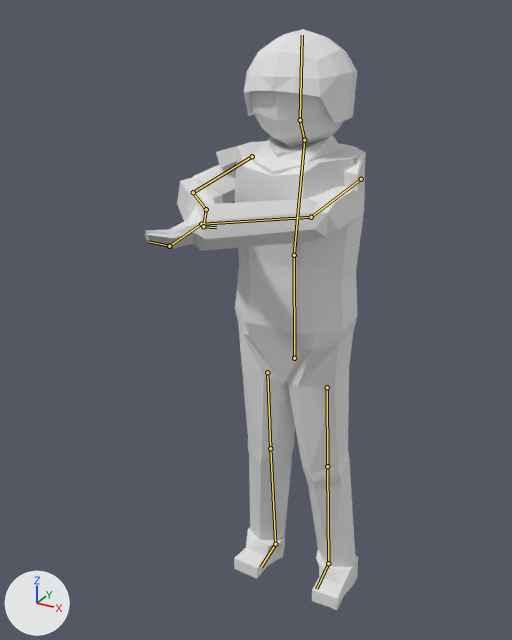
The Blender file TopDown/Assets/Models/ALTAnimatedCharacter.blend, before and after one commit.
Rendered twice from a 50 mm lens placed at (5.39, -11.39, 12.03), pointed at (-0.48, -0.71, 6.7). The lights are fixed; the arrows at lower left show +X, +Y and +Z. Both versions are drawn at frame 3 of the action 'Shoot_AR'; the numbers are the values there. The bones that bend it are drawn over the model as lines.
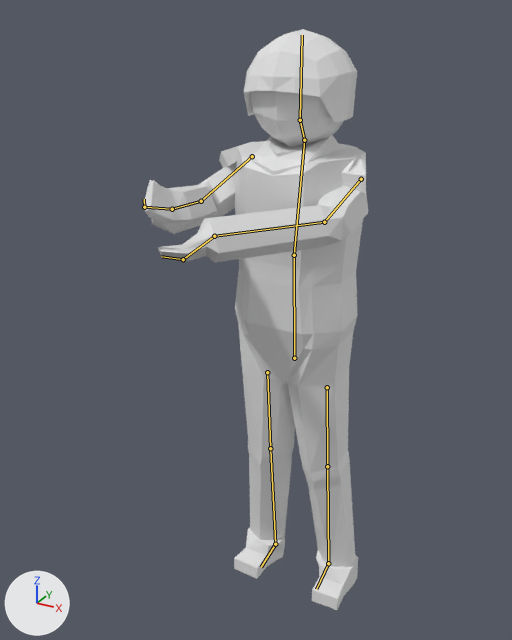
What differs and where, as boxes [x1, y1, x2, y2] in the pictures (512 x 640 px):
'Cube', posed
    before: [145, 29, 366, 610]
    after: [143, 29, 368, 610]
bone 'Bicep.L', root to tip
    before: (361, 179) to (311, 217)
    after: (361, 179) to (324, 222)
bone 'Forearm.L', root to tip
    before: (311, 217) to (201, 224)
    after: (324, 222) to (214, 236)
bone 'Bicep.R', root to tip
    before: (252, 156) to (193, 192)
    after: (252, 156) to (201, 201)
bone 'Forearm.R', root to tip
    before: (193, 192) to (206, 209)
    after: (201, 201) to (172, 209)
bone 'Hand.R', root to tip
    before: (206, 209) to (203, 226)
    after: (172, 209) to (144, 207)

The edits, one by one:
Bone 'Bicep.L' (bone_bicep_l) turns from (-22, 13, -103) to (-21, 12, -90) degrees about its own x, y and z.
Bone 'Forearm.L' (bone_forearm_l) turns from (1, -60, -25) to (-4, -62, -34) degrees about its own x, y and z.
Bone 'Bicep.R' (bone_bicep_r) turns from (-28, 4, 8) to (-48, 15, 15) degrees about its own x, y and z.
Bone 'Forearm.R' (bone_forearm_r) turns from (-7, -13, 110) to (-7, -13, 69) degrees about its own x, y and z.
Bone 'Hand.R' (bone_hand_r) turns from (0, 0, 0) to (18, -11, 25) degrees about its own x, y and z.
